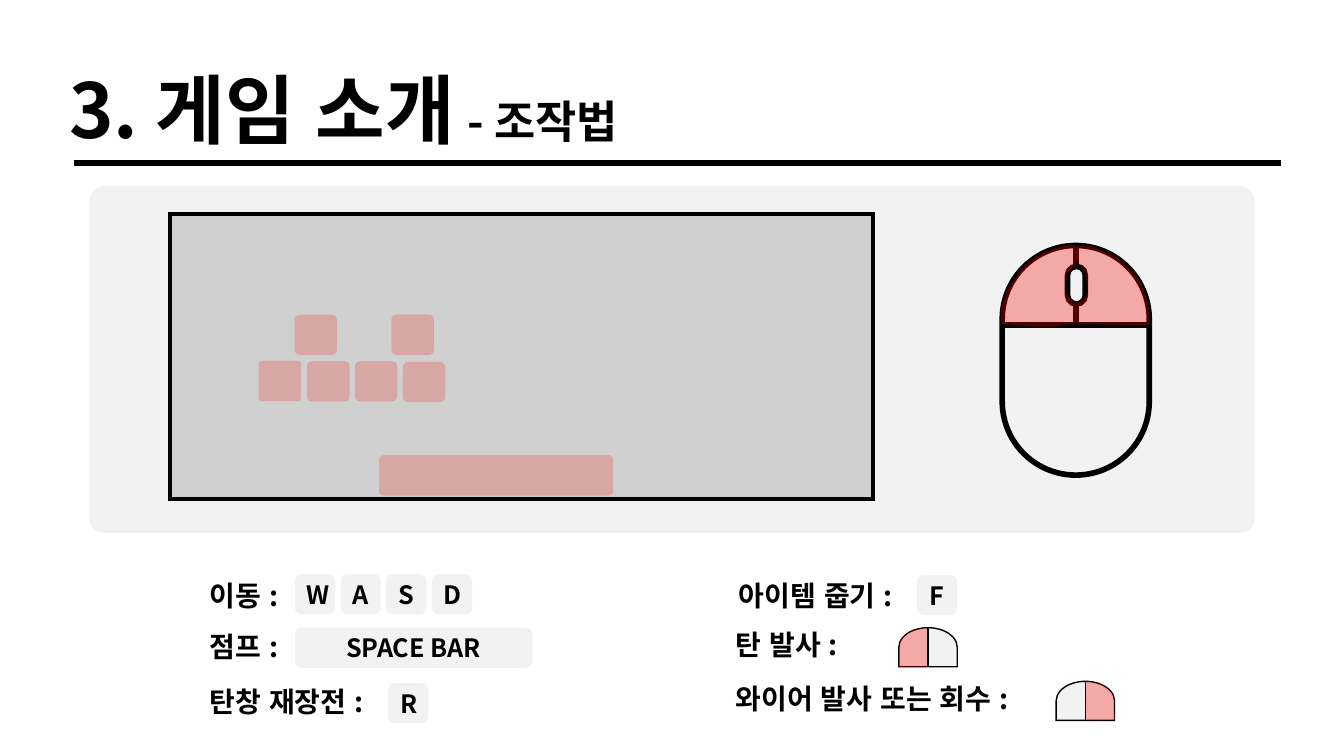
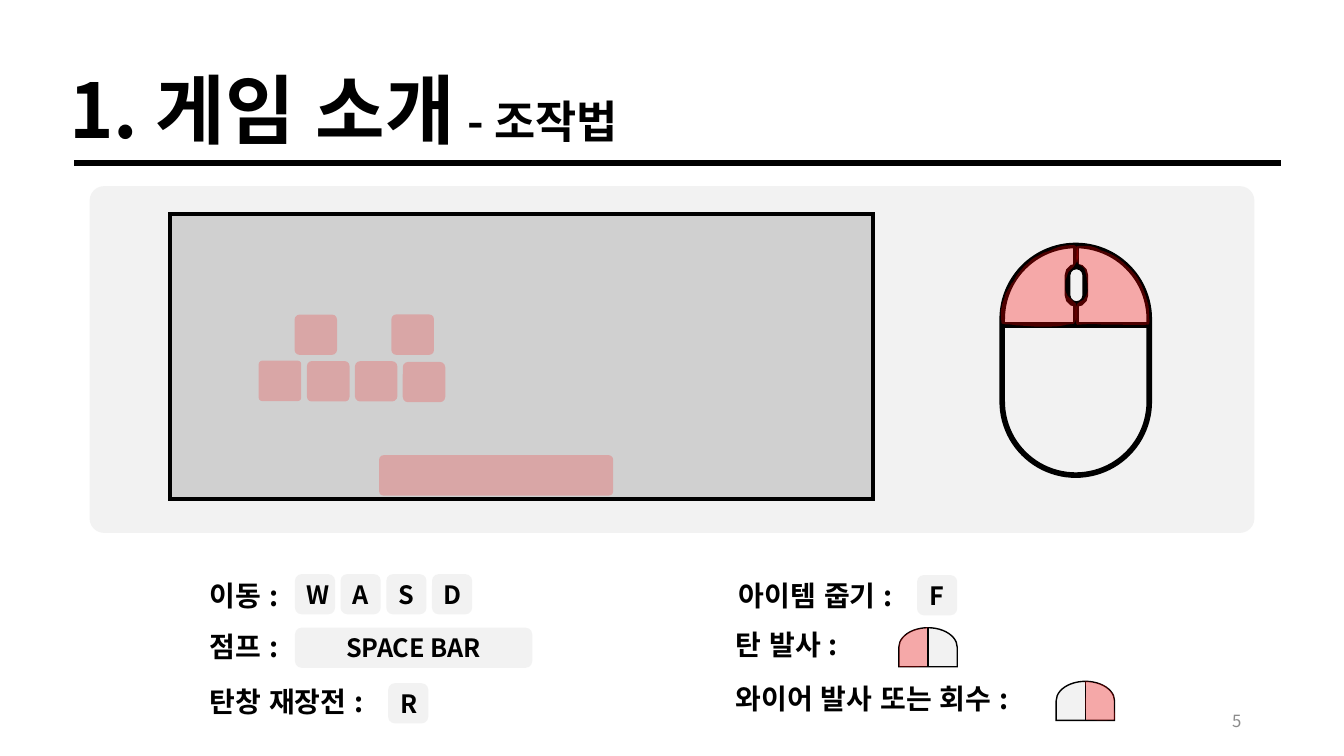
Before and after one commit to taeho-choi/wire-hunter, a slide deck: slide 5 of 문서/기획/기획발표자료.pptx (slide 8 before the commit). Drawn at 1344x756 pixels with LibreOffice and Linux fonts; fonts in the diff are those of the drawing; grey boxes stand for pictures. Boxes give left, top, right and bottom in pixels: in the first picture for what was removed or moved away, otherwise in the second. Text is boxed around its words. In the diff, an @@ line names an element or a change of style, - is before the commit and + after.

```diff
--- a/문서/기획/기획발표자료.pptx
+++ b/문서/기획/기획발표자료.pptx
@@ text at [69,74,618,145]: text changed @@
-3. 게임 소개 - 조작법
+1. 게임 소개 - 조작법
@@ page number added at [1232,715,1241,727], 12 pt, text #8C8C8C @@
+5
```
Also in this commit, not shown: 16 other slides changed, 1 slide added.
